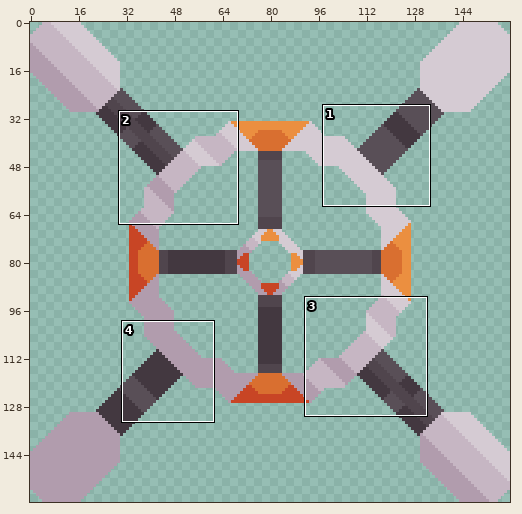
Sprite sheet: sprites/blocks/ierune/crafting/precision-centrifuge-top.png. Above: a wide view before the commit, with the close-up outlined.
Close-up. First the earlier version:
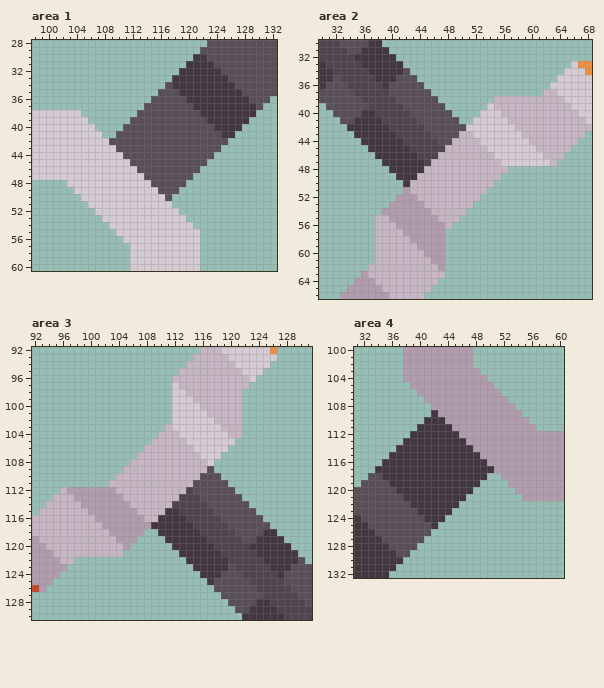
The file is 160x160 pixels. Shown: area 1: x 98..132, y 28..60; area 2: x 30..68, y 30..66; area 3: x 92..131, y 92..130; area 4: x 31..60, y 100..132.
And afterwards:
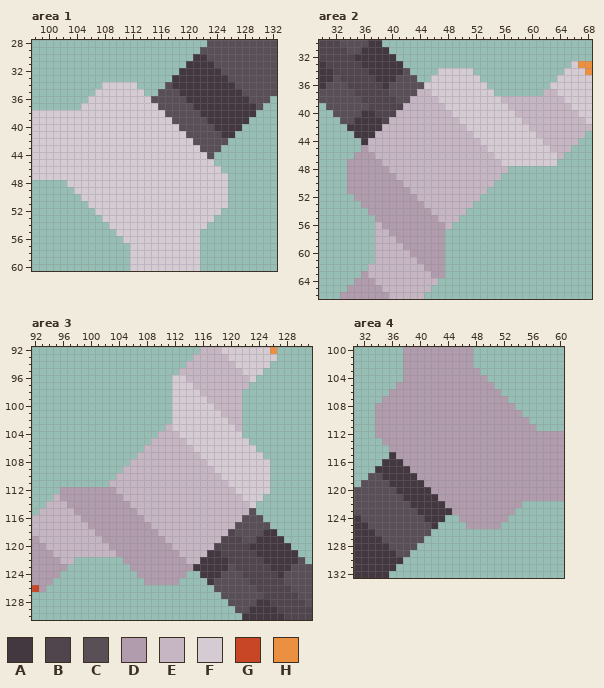
Palette (. is transparent): A #433840  B #50454d  C #594f57  D #b19cad  E #c6b6c3  F #d5cbd3  G #c84525  H #eb8f40
The edit:
Changed rows in their new state; - is an unchanged pixel.
Area 1:
first column x 105:
34 ---FFFFF-------------
35 --FFFFFFF------------
36 -FFFFFFFFF-----------
37 FFFFFFFFFFF----------
38 FFFFFFFFFFFF---------
39 -FFFFFFFFFFFF--------
40 --FFFFFFFFFFFF-------
41 ---FFFFFFFFFFFF------
42 ----FFFFFFFFFFFF-----
43 -----FFFFFFFFFFFF----
44 ------FFFFFFFFFFFF---
45 -------FFFFFFFFFFFF--
46 --------FFFFFFFFFFFF-
47 ---------FFFFFFFFFFFF
48 ----------FFFFFFFFFFF
49 -----------FFFFFFFFFF
50 ------------FFFFFFFFF
51 -------------FFFFFFFF
52 --------------FFFFFF-
53 ---------------FFFF--
54 ----------------FF---
Area 2:
first column x 34:
34 -------------FFFFF------------
35 ------------FFFFFFF-----------
36 -----------FFFFFFFFF----------
37 ----------EEFFFFFFFFF---------
38 ---------EEEEFFFFFFFFF--------
39 --------EEEEEEFFFFFF-FF-------
40 -------EEEEEEEEFFFF---FF------
41 ------EEEEEEEEEEFF-----FF-----
42 -----EEEEEEEEEEEE-------FF----
43 ----EEEEEEEEEEEE---------FF---
44 ---EEEEEEEEEEEE-----------FF--
45 --DEEEEEEEEEEE-------------FF-
46 -DDDEEEEEEEEE---------------FF
47 DDDDDEEEEEEE-----------------F
48 DDDDDDEEEEE-------------------
49 DDDDDDDEEE--------------------
50 DDDDDDDDE---------------------
51 DDDDDDDD----------------------
52 -DDDDDD-----------------------
53 --DDDD------------------------
54 ---DD-------------------------
55 ----DD------------------------
56 -----DD-----------------------
57 ------DD----------------------
58 -------DD---------------------
59 --------DD--------------------
60 ---------DD-------------------
61 ----------DD------------------
62 -----------DD-----------------
63 ------------DD----------------
Area 3:
first column x 96:
 96 ----------------FF------------
 97 -----------------FF-----------
 98 ------------------FF----------
 99 -------------------FF---------
100 --------------------FF--------
101 ---------------------FF-------
102 ----------------------FF------
103 -----------------------FF-----
104 ------------------------FF----
105 -------------------------FF---
106 ------------------------FFFF--
107 -----------------------FFFFFF-
108 ----------------------FFFFFFFF
109 ---------------------EFFFFFFFF
110 --------------------EEEFFFFFFF
111 -------------------EEEEEFFFFFF
112 D-----------------EEEEEEEFFFFF
113 DD---------------EEEEEEEEEFFF-
114 -DD-------------EEEEEEEEEEEF--
115 --DD-----------EEEEEEEEEEEE---
116 ---DD---------EEEEEEEEEEEE----
117 ----DD-------EEEEEEEEEEEE-----
118 -----DD-----DDEEEEEEEEEE------
119 ------DD---DDDDEEEEEEEE-------
120 -------DD-DDDDDDEEEEEE--------
121 --------DDDDDDDDDEEEE---------
122 ---------DDDDDDDDDEE----------
123 ----------DDDDDDDDD-----------
124 -----------DDDDDDD------------
125 ------------DDDDD-------------
Area 4:
first column x 34:
105 ---DD----------------
106 --DDDD---------------
107 -DDDDDD--------------
108 DDDDDDDD-------------
109 DDDDDDDDD------------
110 DDDDDDDDDD-----------
111 DDDDDDDDDDD----------
112 DDDDDDDDDDDD---------
113 -DDDDDDDDDDDD--------
114 --DDDDDDDDDDDD-------
115 ---DDDDDDDDDDDD------
116 ----DDDDDDDDDDDD-----
117 -----DDDDDDDDDDDD----
118 ------DDDDDDDDDDDD---
119 -------DDDDDDDDDDDD--
120 --------DDDDDDDDDDDD-
121 ---------DDDDDDDDDDDD
122 ----------DDDDDDDDDDD
123 -----------DDDDDDDDD-
124 ------------DDDDDDD--
125 -------------DDDDD---
